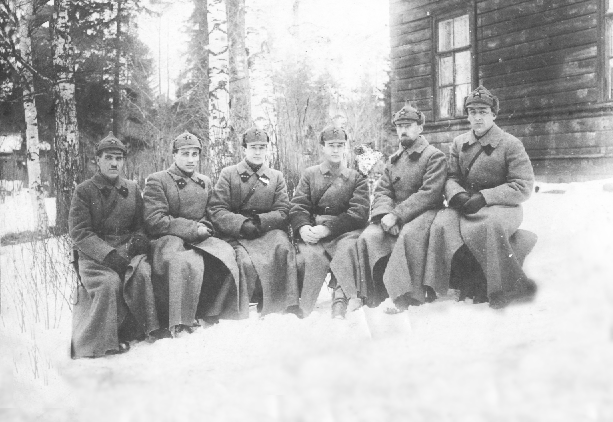
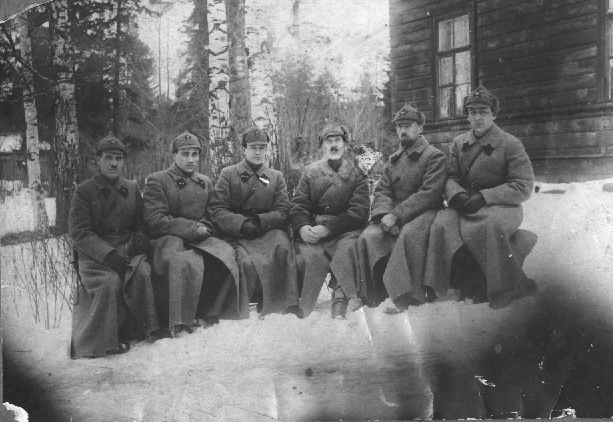
The second 613 x 422 image is a revision of the first. Changes to its layers:
added layer "Слой 2" above "Слой 1" over [290, 137, 324, 169]
added layer "Слой 1" above "Фон" over [306, 126, 366, 180]
added layer "Фон" over [0, 0, 613, 422]
